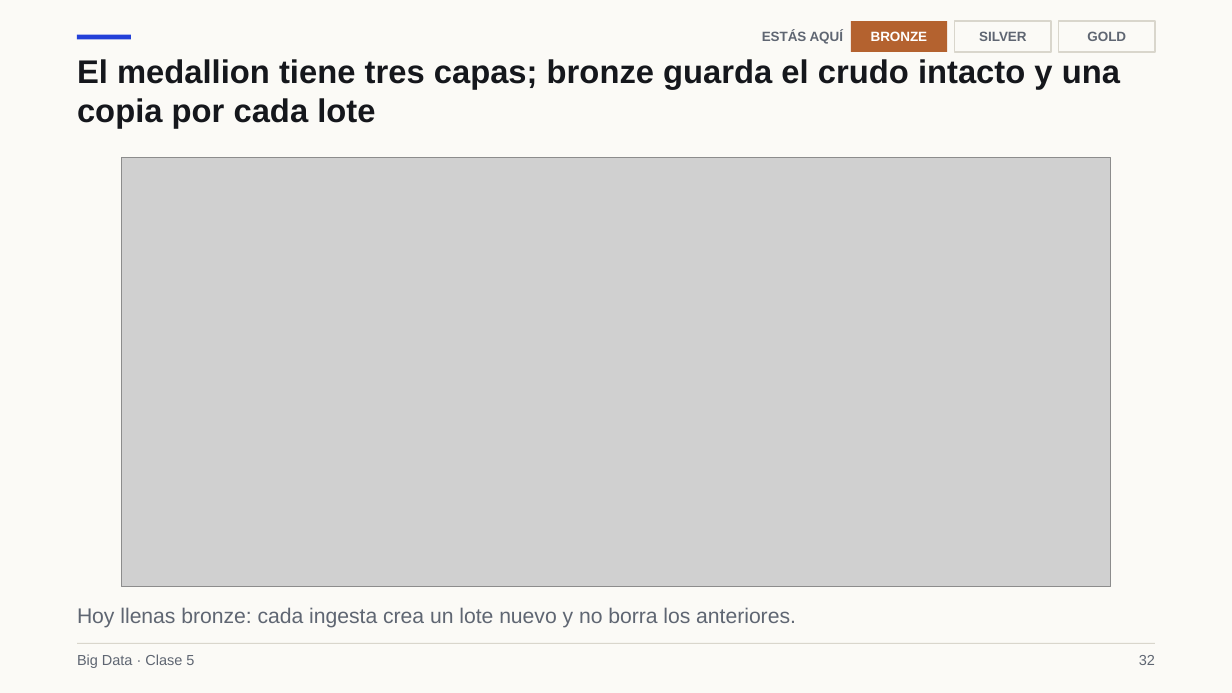
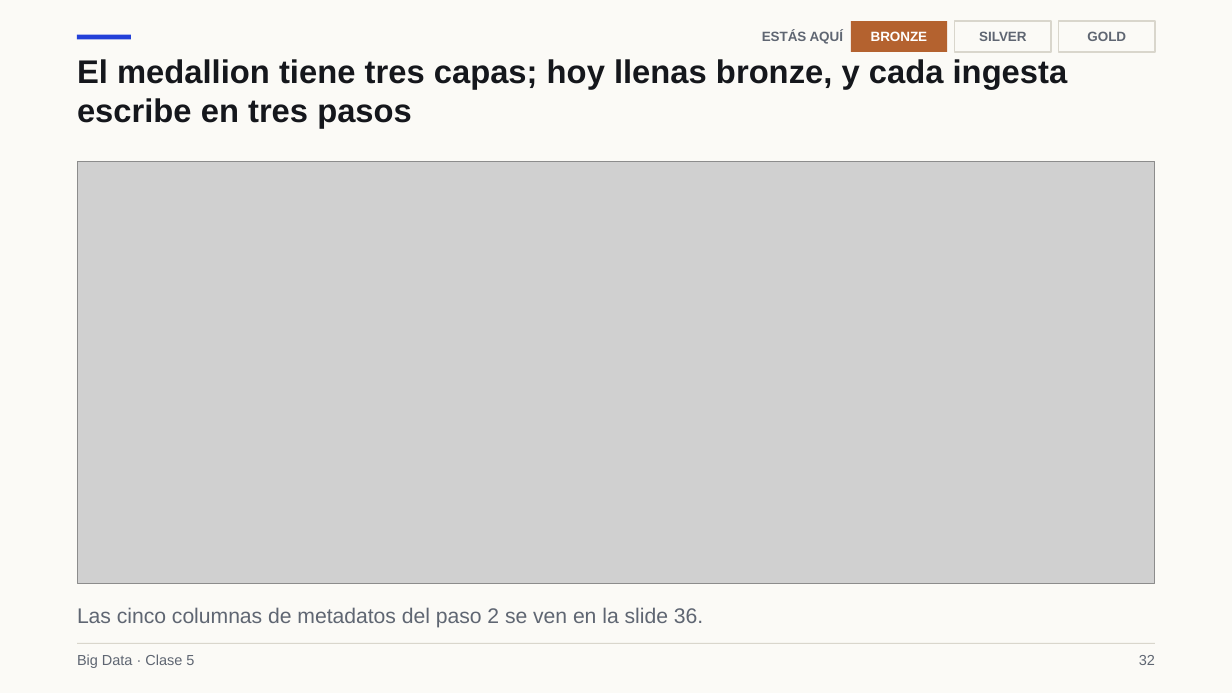
Before and after one commit to Apaezc/bigdata-udem-2026, a slide deck: slide 32 of curso/clase05/deck/slides.pptx. Drawn at 1232x693 pixels with LibreOffice and Linux fonts; fonts in the diff are those of the drawing; grey boxes stand for pictures. Boxes give left, top, right and bottom in pixels: in the first picture for what was removed or moved away, otherwise in the second. Text is boxed around its words. In the diff, an @@ line names an element or a change of style, - is before the commit and + after.

```diff
--- a/curso/clase05/deck/slides.pptx
+++ b/curso/clase05/deck/slides.pptx
@@ text at [77, 59, 1068, 129]: text changed @@
-El medallion tiene tres capas; bronze guarda el crudo intacto y una copia por cada lote
+El medallion tiene tres capas; hoy llenas bronze, y cada ingesta escribe en tres pasos
@@ picture: place and size @@
-picture at [121, 158, 1111, 587]
+picture at [77, 161, 1155, 583]
@@ text at [77, 607, 703, 628]: text changed @@
-Hoy llenas bronze: cada ingesta crea un lote nuevo y no borra los anteriores.
+Las cinco columnas de metadatos del paso 2 se ven en la slide 36.
```
Also in this commit, not shown: 26 other slides changed, 1 slide added, 1 slide removed, 13 other files.
